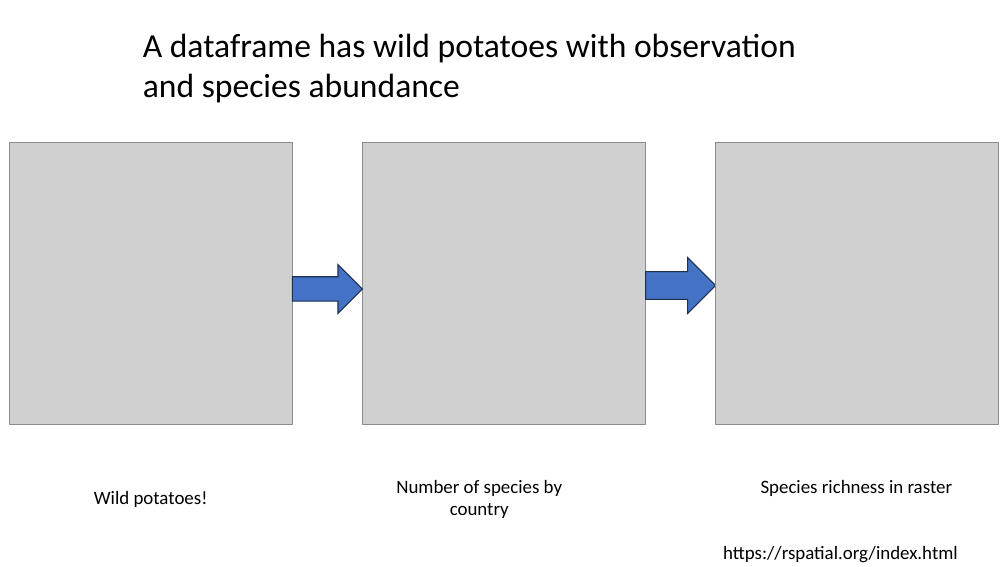
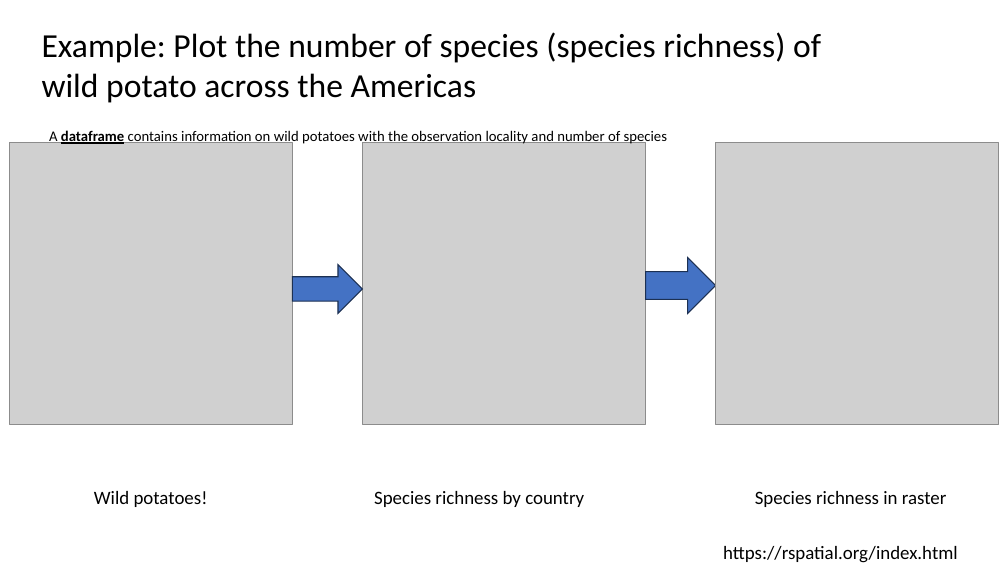
Before and after one commit to paleomammals/biodata_shortcourse, a slide deck: slide 11 of paleomammals_ShortCourse_repaired.pptx (slide 9 before the commit). Drawn at 1008x567 pixels with LibreOffice and Linux fonts; fonts in the diff are those of the drawing; grey boxes stand for pictures. Boxes give left, top, right and bottom in pixels: in the first picture for what was removed or moved away, otherwise in the second. Text is boxed around its words. In the diff, an @@ line names an element or a change of style, - is before the commit and + after.

```diff
--- a/paleomammals_ShortCourse_repaired.pptx
+++ b/paleomammals_ShortCourse_repaired.pptx
@@ text at bbox=[42, 32, 821, 103]: text changed @@
-A dataframe has wild potatoes with observation and species abundance
+Example: Plot the number of species (species richness) of wild potato across the Americas
@@ text added at bbox=[49, 128, 667, 145], 14 pt, text #000000 @@
+A dataframe contains information on wild potatoes with the observation locality and number of species
@@ text at bbox=[374, 491, 584, 507]: text changed @@
-Number of species by country
+Species richness by country
@@ text "Species richness in raster": place and size @@
-text "Species richness in raster" at bbox=[761, 480, 953, 496]
+text "Species richness in raster" at bbox=[755, 491, 947, 507]
```
Also in this commit, not shown: 13 other slides changed, 1 slide added, 2 slides removed, 8 other files.
